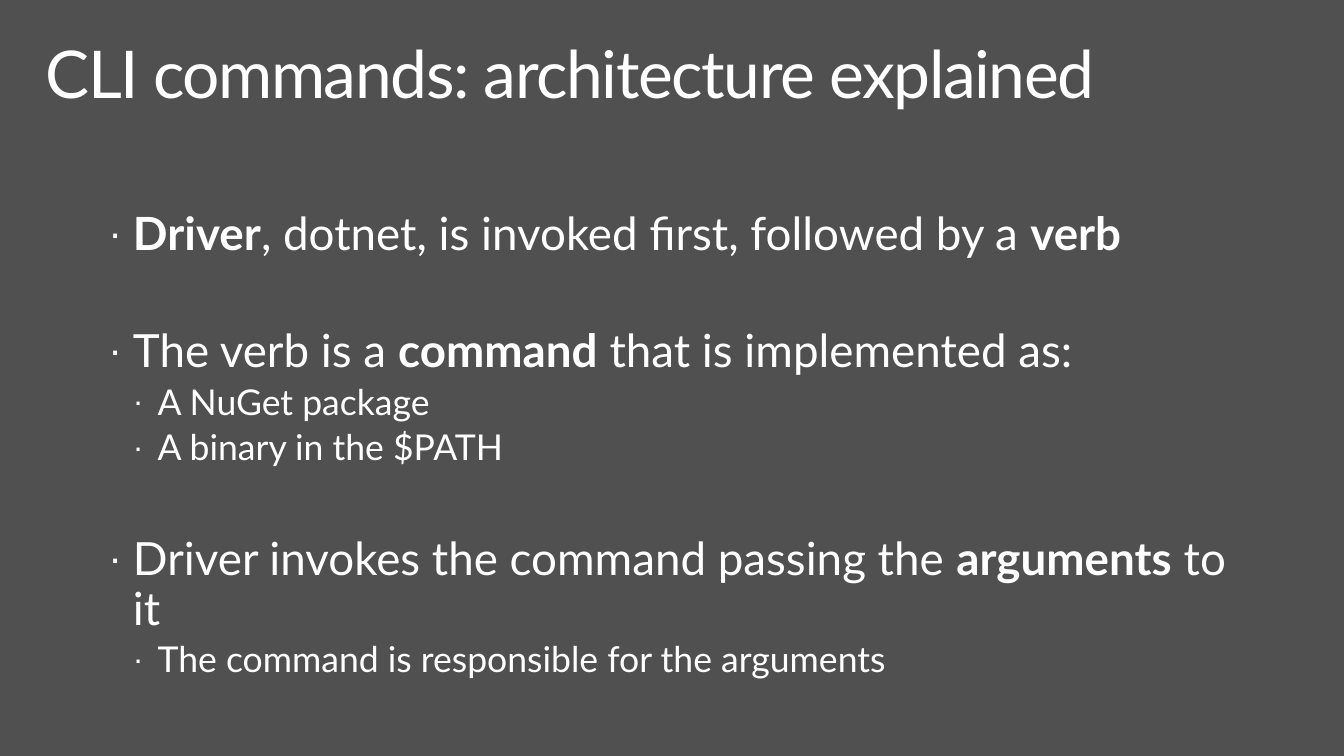
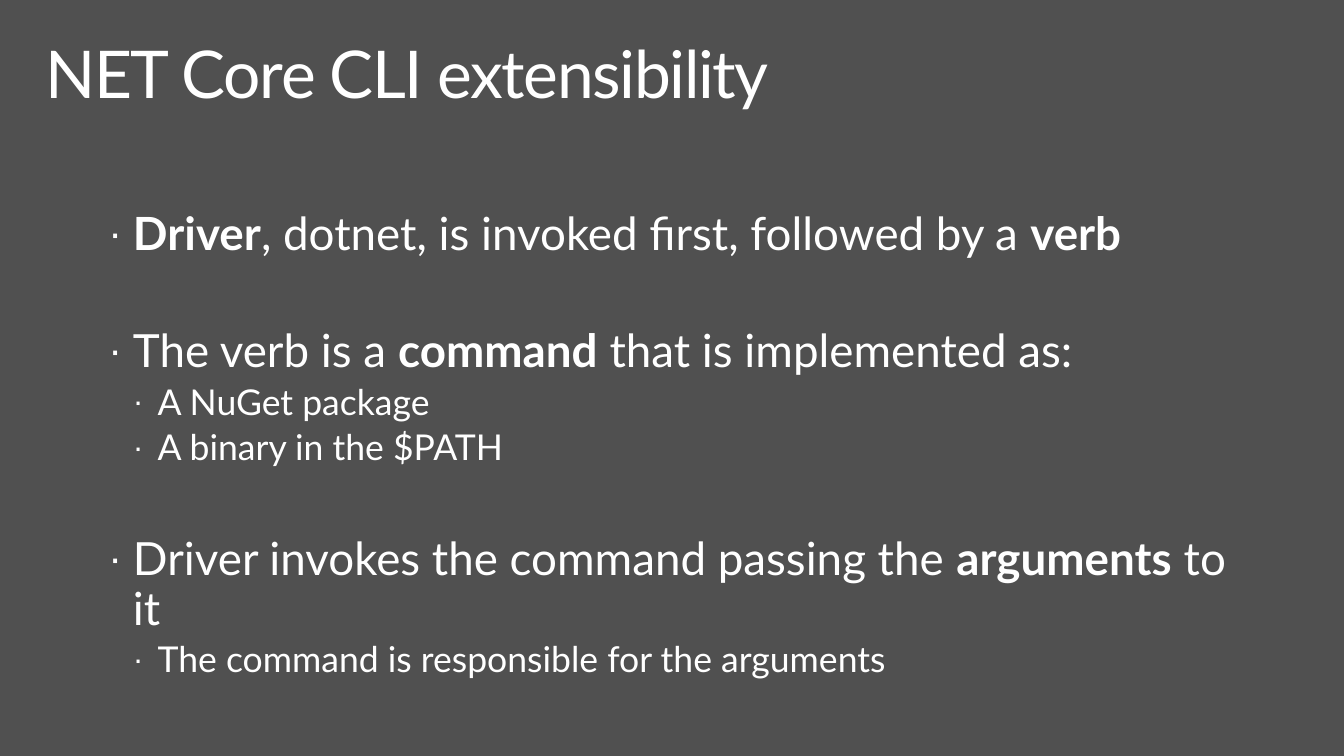
Before and after one commit to spboyer/angular-aspnetcore-workshop, a slide deck: slide 28 of docs/1-Overview-Setup-and-Getting-Started/netcore-workshop-overview-tools.pptx (slide 29 before the commit). Drawn at 1344x756 pixels with LibreOffice and Linux fonts; fonts in the diff are those of the drawing; background and template pictures are left out. Boxes give left, top, right and bottom in pixels: in the first picture for what was removed or moved away, otherwise in the second. Text is boxed around its words. In the diff, an @@ line names an element or a change of style, - is before the commit and + after.

Commit message:
.NET Core deck updates

```diff
--- a/docs/1-Overview-Setup-and-Getting-Started/netcore-workshop-overview-tools.pptx
+++ b/docs/1-Overview-Setup-and-Getting-Started/netcore-workshop-overview-tools.pptx
@@ title at (x1=45, y1=49, x2=768, y2=110): text changed @@
-CLI commands: architecture explained
+NET Core CLI extensibility
```
Also in this commit, not shown: 8 other slides changed, 3 slides added, 11 slides removed.
